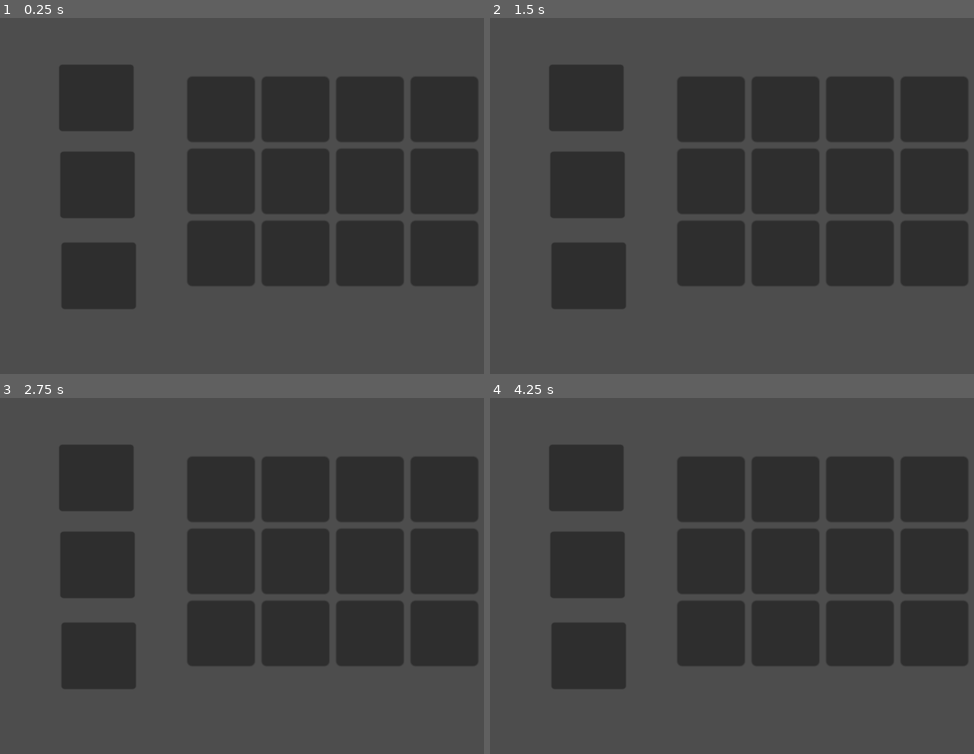
Above: before the commit, frames 1-4 (two rows, left to right).
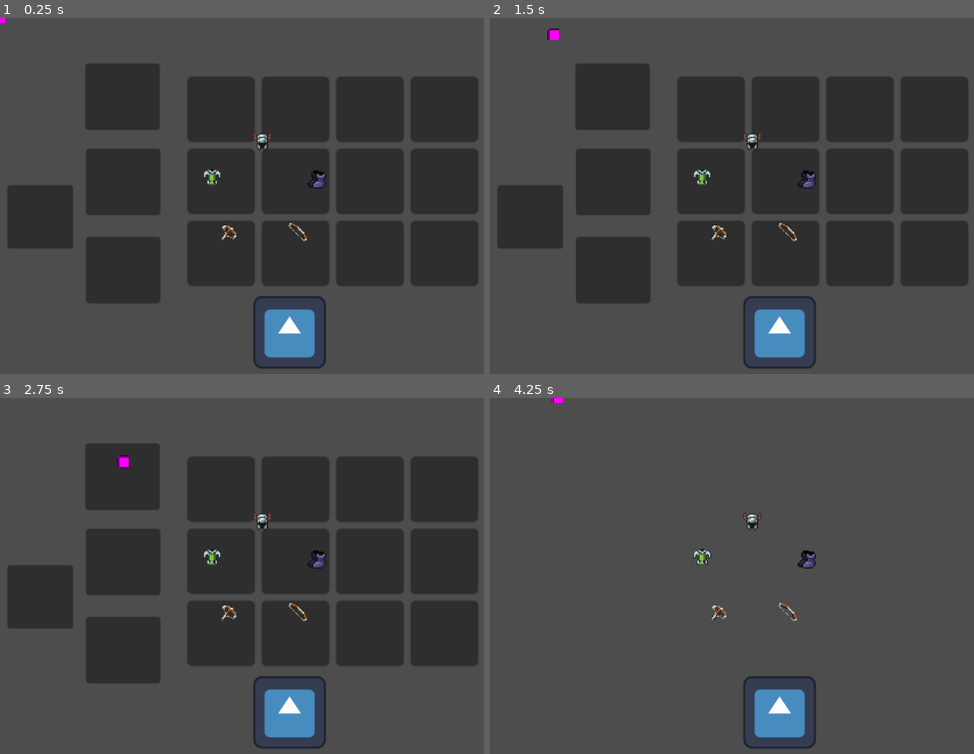
Above: after the commit, the same moments.

Repository: iListenToSludge/Pizza-Interactive
Game: Godot game, scene res://scenes/test_scene.tscn
Same seed, same stepped clock (60 frames per second), same inputs: the game is played once before the commit and once after it. This scene is started directly instead of the project's main scene. The engine's default icon, where the game draws it, is replaced by a stand-in: a white triangle on a blue panel in a dark square.
Inputs (mouse positions are in pixels of both pictures, inside the frame that each line leads up to):
- Up to frame 1 (0.25 s): no input
- Up to frame 2 (1.5 s): tap Enter at 0.5 s; move the mouse to (964, 185) at 0.52 s; hold Right (ui_right) 0.53-1.28 s; hold Right mouse button (shoot, bound only after the commit) 0.53-1.28 s; tap Space at 1.25 s; move the mouse to (688, 220) at 1.27 s; hold Down (ui_down) from 1.28 s (still down); right-click (688, 220) at 1.35 s
- Up to frame 3 (2.75 s): move the mouse to (392, 501) at 2.02 s; release Down (ui_down) at 2.03 s; hold Right (ui_right) from 2.03 s (still down); hold Right mouse button (shoot, bound only after the commit) from 2.03 s (still down)
- Up to frame 4 (4.25 s): move the mouse to (785, 654) at 2.77 s; release Right (ui_right) at 2.78 s; release Right mouse button (shoot, bound only after the commit) at 2.78 s; hold Up (ui_up) 2.78-3.53 s; right-click (785, 654) at 2.85 s; move the mouse to (outside the picture) at 3.52 s; hold Left (ui_left) from 3.53 s (still down); hold Right mouse button (shoot, bound only after the commit) from 3.53 s (still down); tap Tab (inventory, bound only after the commit) at 4.15 s

The runs differ from the first frame. In frame 1, 10% of the frame differs, in the area x 0-68%, y 0-99%; in frame 2, 10%; in frame 3, 10%; in frame 4, 40%, in the area x 12-99%, y 0-99%.

Commit message:
inventory done

Diff:
--- a/pizza-interactive/abstract_item.gd
+++ b/pizza-interactive/abstract_item.gd
@@ -1,11 +1,14 @@
-extends CollisionShape2D
+extends Sprite2D
 
 
-# Called when the node enters the scene tree for the first time.
-func _ready() -> void:
-	pass # Replace with function body.
+@export var ID = "0"
+
+func _ready():
+	texture = load("res://assets/curated/" + ItemData.get_texture(ID))
 
 
-# Called every frame. 'delta' is the elapsed time since the previous frame.
-func _process(delta: float) -> void:
-	pass
+func _on_body_entered(body):
+	get_parent().find_child("Inventory").add_item(ID)
+	queue_free()
+
+ #12:02
--- /dev/null
+++ b/pizza-interactive/abstract_item.tscn
@@ -0,0 +1,15 @@
+[gd_scene load_steps=3 format=3 uid="uid://cm6kcfqiwsvvo"]
+
+[ext_resource type="Script" uid="uid://c472akyg2katl" path="res://abstract_item.gd" id="1_gt58k"]
+
+[sub_resource type="RectangleShape2D" id="RectangleShape2D_mntrg"]
+
+[node name="AbstractItem" type="Sprite2D"]
+script = ExtResource("1_gt58k")
+
+[node name="Area2D" type="Area2D" parent="."]
+
+[node name="CollisionShape2D" type="CollisionShape2D" parent="Area2D"]
+shape = SubResource("RectangleShape2D_mntrg")
+
+[connection signal="body_entered" from="Area2D" to="." method="_on_body_entered"]
--- /dev/null
+++ b/pizza-interactive/bullet.tscn
@@ -0,0 +1,22 @@
+[gd_scene load_steps=3 format=3 uid="uid://b4xaljfkp8kn6"]
+
+[ext_resource type="Script" uid="uid://b1631pfsuj48w" path="res://scenes/bullet.gd" id="1_v7oki"]
+
+[sub_resource type="PlaceholderTexture2D" id="PlaceholderTexture2D_v8qja"]
+size = Vector2(20, 20)
+
+[node name="bullet" type="Area2D"]
+script = ExtResource("1_v7oki")
+
+[node name="Sprite2D" type="Sprite2D" parent="."]
+texture = SubResource("PlaceholderTexture2D_v8qja")
+
+[node name="ATK" type="Label" parent="."]
+offset_left = -19.0
+offset_top = -26.0
+offset_right = 21.0
+offset_bottom = -3.0
+theme_override_font_sizes/font_size = 8
+text = "0"
+horizontal_alignment = 1
+vertical_alignment = 1
--- /dev/null
+++ b/pizza-interactive/player.tscn
@@ -0,0 +1,23 @@
+[gd_scene load_steps=5 format=3 uid="uid://clb8o8qpxv40h"]
+
+[ext_resource type="Script" uid="uid://c0c6yofnkmoh2" path="res://scenes/player.gd" id="1_4flbx"]
+[ext_resource type="PackedScene" uid="uid://b4xaljfkp8kn6" path="res://bullet.tscn" id="2_onrkg"]
+
+[sub_resource type="PlaceholderTexture2D" id="PlaceholderTexture2D_sh265"]
+size = Vector2(20, 20)
+
+[sub_resource type="RectangleShape2D" id="RectangleShape2D_onrkg"]
+
+[node name="player" type="CharacterBody2D"]
+script = ExtResource("1_4flbx")
+bullet_node = ExtResource("2_onrkg")
+
+[node name="Sprite2D" type="Sprite2D" parent="."]
+texture = SubResource("PlaceholderTexture2D_sh265")
+
+[node name="CollisionShape2D" type="CollisionShape2D" parent="."]
+shape = SubResource("RectangleShape2D_onrkg")
+
+[node name="Speed" type="Timer" parent="."]
+
+[connection signal="timeout" from="Speed" to="." method="_on_speed_timeout"]
--- a/pizza-interactive/project.godot
+++ b/pizza-interactive/project.godot
@@ -41,3 +41,13 @@
 "events": [Object(InputEventKey,"resource_local_to_scene":false,"resource_name":"","device":-1,"window_id":0,"alt_press …(192 unchanged characters)…
 ]
 }
+inventory={
+"deadzone": 0.2,
+"events": [Object(InputEventKey,"resource_local_to_scene":false,"resource_name":"","device":-1,"window_id":0,"alt_pressed":false,"shift_pressed":false,"ctrl_pressed":false,"meta_pressed":false,"pressed":false,"keycode":0,"physical_keycode":4194306,"key_label":0,"unicode":0,"location":0,"echo":false,"script":null)
+]
+}
+shoot={
+"deadzone": 0.2,
+"events": [Object(InputEventMouseButton,"resource_local_to_scene":false,"resource_name":"","device":-1,"window_id":0,"alt_pressed":false,"shift_pressed":false,"ctrl_pressed":false,"meta_pressed":false,"button_mask":2,"position":Vector2(577, 39),"global_position":Vector2(596, 135),"factor":1.0,"button_index":2,"canceled":false,"pressed":true,"double_click":false,"script":null)
+]
+}
--- /dev/null
+++ b/pizza-interactive/scenes/active_slot.gd
@@ -0,0 +1,10 @@
+extends Slot
+class_name ActiveSlot
+
+func _can_drop_data(_pos, data):
+	return data is TextureRect and data.slot_type == slot_type
+
+func _drop_data(_pos, data):
+	super._drop_data(_pos, data)
+
+	get_parent().owner.find_child("player").set_speed(texture_rect.ATK)
--- /dev/null
+++ b/pizza-interactive/scenes/active_slot.tscn
@@ -0,0 +1,7 @@
+[gd_scene load_steps=3 format=3 uid="uid://d3g1pwq28dbbp"]
+
+[ext_resource type="PackedScene" uid="uid://dmc53tnqxuvq8" path="res://scenes/slot.tscn" id="1_6f5ib"]
+[ext_resource type="Script" uid="uid://dr58e686a6g0" path="res://scenes/active_slot.gd" id="2_briyl"]
+
+[node name="ActiveSlot" instance=ExtResource("1_6f5ib")]
+script = ExtResource("2_briyl")
--- /dev/null
+++ b/pizza-interactive/scenes/bullet.gd
@@ -0,0 +1,8 @@
+extends Area2D
+
+
+var speed = 500
+var direction = Vector2.RIGHT
+
+func _physics_process(delta):
+	position += direction * speed * delta
--- a/pizza-interactive/scenes/character.gd
+++ b/pizza-interactive/scenes/character.gd
@@ -9,3 +9,4 @@
 		sum += i.get_ATK()
 
 	atk.text = str(sum)
+	owner.find_child("player").ATK = sum
--- a/pizza-interactive/scenes/inventory.gd
+++ b/pizza-interactive/scenes/inventory.gd
@@ -2,7 +2,7 @@
 
 
 func add_item(ID = "0"):
-	var item_texture = load("res://assetsitems/" + ItemData.get_texture(ID))
+	var item_texture = load("res://assets/curated/" + ItemData.get_texture(ID))
 	var item_slot_type = ItemData.get_slot_type(ID)
 	var item_ATK = ItemData.get_ATK(ID)
 
--- /dev/null
+++ b/pizza-interactive/scenes/player.gd
@@ -0,0 +1,39 @@
+extends CharacterBody2D
+
+@export var bullet_node : PackedScene
+@onready var speed: Timer = $Speed
+
+var can_shoot: bool = false
+var ATK = 0
+
+func _physics_process(_delta):
+	velocity = Input.get_vector("ui_left","ui_right","ui_up","ui_down") * 150
+	move_and_slide()
+
+func _input(event):
+	if event.is_action_pressed("shoot") and can_shoot:
+		shoot()
+		speed.start()
+	elif event.is_action_released("shoot"):
+		speed.stop()
+
+func shoot():
+	var bullet = bullet_node.instantiate()
+
+	bullet.position = global_position
+	bullet.direction = (get_global_mouse_position()- position).normalized()
+
+	bullet.find_child("ATK").text = str(ATK) + " ATK"
+
+	get_tree().current_scene.add_child(bullet)
+
+func set_speed(base_ATK):
+	if base_ATK != 0:
+		can_shoot = true
+		speed.wait_time = 0.125 * base_ATK
+	else:
+		can_shoot = false
+
+
+func _on_speed_timeout():
+	shoot()
--- a/pizza-interactive/scenes/stats.gd
+++ b/pizza-interactive/scenes/stats.gd
@@ -7,8 +7,11 @@
 		ATK = value
 		%debug.text = str(ATK)
 
-		if get_parent() is PassiveSlot:
+		if get_parent() is PassiveSlot or get_parent() is ActiveSlot:
 			get_parent().get_parent().calculate()
+
+		if get_parent() is ActiveSlot and value == 0:
+			owner.get_parent().owner.find_child("player").set_speed(value)
 
 
 @onready var property: Dictionary = {"TEXTURE": texture,
--- a/pizza-interactive/scenes/test_scene.tscn
+++ b/pizza-interactive/scenes/test_scene.tscn
@@ -1,9 +1,14 @@
-[gd_scene load_steps=5 format=3 uid="uid://1hlnmtdlwvo3"]
+[gd_scene load_steps=10 format=3 uid="uid://1hlnmtdlwvo3"]
 
 [ext_resource type="Script" uid="uid://doublngyuvabf" path="res://scenes/inventory.gd" id="1_7ddre"]
 [ext_resource type="PackedScene" uid="uid://dmc53tnqxuvq8" path="res://scenes/slot.tscn" id="1_g7g4h"]
+[ext_resource type="Script" uid="uid://baskqj81i3xvo" path="res://scenes/ui.gd" id="1_wtsjf"]
 [ext_resource type="PackedScene" uid="uid://btt3dxljynm5b" path="res://scenes/passive_slot.tscn" id="2_j8ivh"]
 [ext_resource type="Script" uid="uid://c3rd0myu7s7bs" path="res://scenes/character.gd" id="2_nd71p"]
+[ext_resource type="PackedScene" uid="uid://d3g1pwq28dbbp" path="res://scenes/active_slot.tscn" id="6_h3xc6"]
+[ext_resource type="PackedScene" uid="uid://clb8o8qpxv40h" path="res://player.tscn" id="6_rnaij"]
+[ext_resource type="PackedScene" uid="uid://cm6kcfqiwsvvo" path="res://abstract_item.tscn" id="7_h3xc6"]
+[ext_resource type="PackedScene" path="res://character.tscn" id="9_h3xc6"]
 
 [node name="TestScene" type="Node2D"]
 position = Vector2(-1, -1)
@@ -13,6 +18,7 @@
 anchors_preset = 0
 offset_right = 40.0
 offset_bottom = 40.0
+script = ExtResource("1_wtsjf")
 
 [node name="Inventory" type="GridContainer" parent="UI"]
 layout_mode = 0
@@ -80,33 +86,66 @@
 
 [node name="PassiveSlot" parent="UI/Character" instance=ExtResource("2_j8ivh")]
 layout_mode = 0
-offset_left = 104.99999
-offset_top = 83.0
-offset_right = 172.0
-offset_bottom = 148.0
+offset_left = 151.0
+offset_top = 81.0
+offset_right = 218.0
+offset_bottom = 146.0
 scale = Vector2(1.9535438, 1.8004054)
 slot_type = 1
 
 [node name="PassiveSlot2" parent="UI/Character" instance=ExtResource("2_j8ivh")]
 layout_mode = 0
-offset_left = 107.0
-offset_top = 236.0
-offset_right = 174.0
-offset_bottom = 301.0
+offset_left = 152.0
+offset_top = 231.00002
+offset_right = 219.0
+offset_bottom = 296.0
 scale = Vector2(1.9535438, 1.8004054)
 slot_type = 2
 
 [node name="PassiveSlot3" parent="UI/Character" instance=ExtResource("2_j8ivh")]
 layout_mode = 0
-offset_left = 109.0
-offset_top = 396.0
-offset_right = 176.0
-offset_bottom = 461.0
+offset_left = 152.0
+offset_top = 386.0
+offset_right = 219.0
+offset_bottom = 451.0
 scale = Vector2(1.9535438, 1.8004054)
 slot_type = 3
+
+[node name="ActiveSlot" parent="UI/Character" instance=ExtResource("6_h3xc6")]
+layout_mode = 0
+offset_left = 13.999998
+offset_top = 295.0
+offset_right = 81.0
+offset_bottom = 360.0
+scale = Vector2(1.7200005, 1.72)
+slot_type = 4
 
 [node name="ATK" type="Label" parent="UI"]
 unique_name_in_owner = true
 layout_mode = 0
 offset_right = 40.0
 offset_bottom = 23.0
+
+[node name="player" parent="." instance=ExtResource("6_rnaij")]
+
+[node name="AbstractItem" parent="." instance=ExtResource("7_h3xc6")]
+position = Vector2(374, 281)
+
+[node name="AbstractItem2" parent="." instance=ExtResource("7_h3xc6")]
+position = Vector2(462, 218)
+ID = "1"
+
+[node name="AbstractItem3" parent="." instance=ExtResource("7_h3xc6")]
+position = Vector2(558, 285)
+ID = "2"
+
+[node name="AbstractItem4" parent="." instance=ExtResource("7_h3xc6")]
+position = Vector2(524, 378)
+ID = "3"
+
+[node name="AbstractItem5" parent="." instance=ExtResource("7_h3xc6")]
+position = Vector2(402, 380)
+ID = "4"
+
+[node name="CharacterBody2D" parent="." instance=ExtResource("9_h3xc6")]
+position = Vector2(510, 554)
--- /dev/null
+++ b/pizza-interactive/scenes/ui.gd
@@ -0,0 +1,5 @@
+extends Control
+
+func _input(event):
+	if event.is_action_pressed("inventory"):
+		visible = !visible
Renamed: pizza-interactive/assetsitems/body.png -> pizza-interactive/assets/curated/body.png
Not shown, changed: pizza-interactive/assets/curated/body.png.import
Renamed: pizza-interactive/assetsitems/bow.png -> pizza-interactive/assets/curated/bow.png
Not shown, changed: pizza-interactive/assets/curated/bow.png.import
Renamed: pizza-interactive/assetsitems/crossbow.png -> pizza-interactive/assets/curated/crossbow.png
Not shown, changed: pizza-interactive/assets/curated/crossbow.png.import
Renamed: pizza-interactive/assetsitems/head.png -> pizza-interactive/assets/curated/head.png
Not shown, changed: pizza-interactive/assets/curated/head.png.import
Renamed: pizza-interactive/assetsitems/leg.png -> pizza-interactive/assets/curated/leg.png
Not shown, changed: pizza-interactive/assets/curated/leg.png.import
Not shown, added: pizza-interactive/scenes/active_slot.gd.uid
Not shown, added: pizza-interactive/scenes/bullet.gd.uid
(and 2 more such lines)
